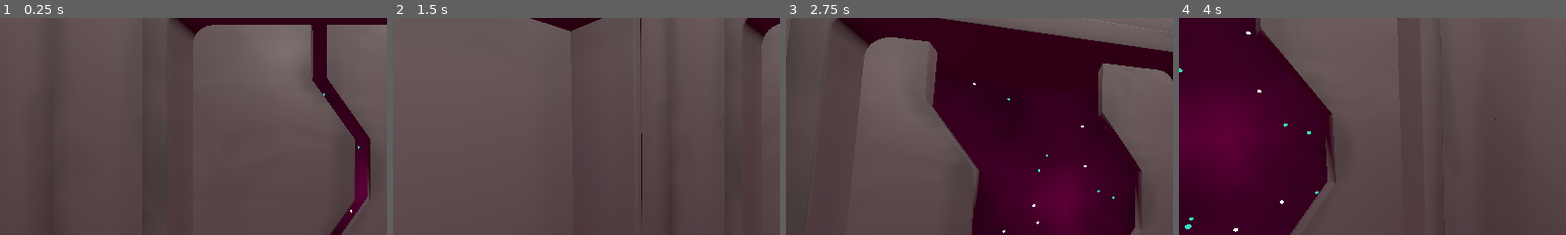
Above: before the commit, frames 1-4 (left to right).
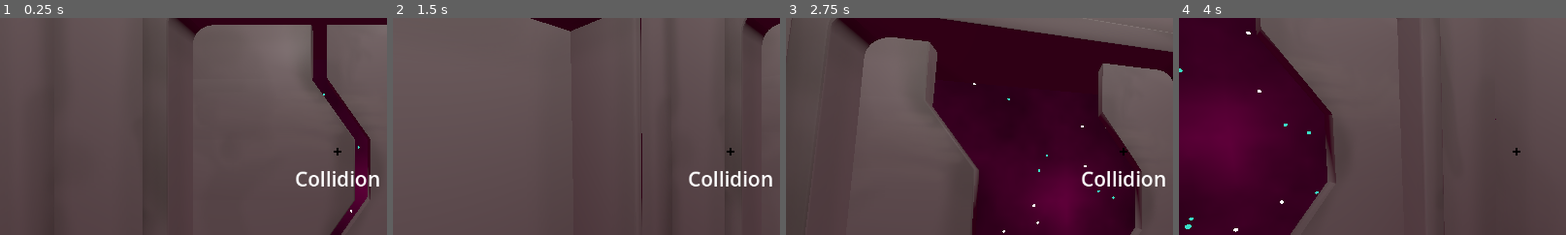
Above: after the commit, the same moments.

Repository: kettle-game-studio/unlimited-space-shawarma
Game: Godot game, scene res://assets/scenes/main_scene.tscn
The game is run twice, just before and just after one commit, with the same random seed, the same clock (stepped at 60 frames per second) and the same inputs.
Inputs (mouse positions are % of the whole screen's width and height, from its top left):
- Up to frame 1 (0.25 s): no input
- Up to frame 2 (1.5 s): move the mouse to (55, 50) at 0.52 s; move the mouse to (45, 50) at 1.27 s
- Up to frame 3 (2.75 s): move the mouse to (52, 48) at 2.02 s
- Up to frame 4 (4 s): move the mouse to (49, 52) at 2.77 s; move the mouse to (57, 51) at 3.52 s
The pictures show only the part of the screen within x 6-56%, y 19-69%; the shares and areas given below are measured in that part.

The runs differ from the first frame. In frame 1, 0.8% of the frame differs, in the area x 76-98%, y 59-78%; in frame 2, 0.8%; in frame 3, 0.8%; in frame 4, less than 0.1%.

Commit message:
Add raycast and ui

Diff:
--- a/assets/prefabs/door.tscn
+++ b/assets/prefabs/door.tscn
@@ -1,8 +1,11 @@
-[gd_scene load_steps=4 format=3 uid="uid://csjp6tg2psdb0"]
+[gd_scene load_steps=5 format=3 uid="uid://csjp6tg2psdb0"]
 
 [ext_resource type="Script" path="res://assets/scripts/door_script.gd" id="1_gjx50"]
 [ext_resource type="PackedScene" uid="uid://ol1te0vxmr7j" path="res://assets/prefabs/room_parts/left_door.tscn" id="1_rli3j"]
 [ext_resource type="PackedScene" uid="uid://da1rg2ief6g8f" path="res://assets/prefabs/room_parts/right_door.tscn" id="2_dniwe"]
+
+[sub_resource type="BoxShape3D" id="BoxShape3D_oefqs"]
+size = Vector3(3.87718, 3.32796, 0.366733)
 
 [node name="Door" type="Node3D" node_paths=PackedStringArray("leftDoor", "rightDoor")]
 script = ExtResource("1_gjx50")
@@ -12,3 +15,9 @@
 [node name="LeftDoor" parent="." instance=ExtResource("1_rli3j")]
 
 [node name="RightDoor" parent="." instance=ExtResource("2_dniwe")]
+
+[node name="Area3D" type="Area3D" parent="."]
+
+[node name="CollisionShape3D" type="CollisionShape3D" parent="Area3D"]
+transform = Transform3D(1, 0, 0, 0, 1, 0, 0, 0, 1, 0, 0.895359, -3.37915)
+shape = SubResource("BoxShape3D_oefqs")
--- /dev/null
+++ b/assets/prefabs/player.gd
@@ -0,0 +1,4 @@
+extends Node3D
+class_name Player
+
+@export var ui: UIController
--- a/assets/prefabs/player.tscn
+++ b/assets/prefabs/player.tscn
@@ -1,10 +1,26 @@
-[gd_scene load_steps=2 format=3 uid="uid://4h7b3tnixhgm"]
+[gd_scene load_steps=4 format=3 uid="uid://4h7b3tnixhgm"]
 
+[ext_resource type="Script" path="res://assets/prefabs/player.gd" id="1_1yefg"]
 [ext_resource type="Script" path="res://assets/scripts/player_controller.gd" id="1_75gyu"]
+[ext_resource type="Script" path="res://assets/scripts/player_raycast.gd" id="2_h24xp"]
 
-[node name="Player" type="Node3D" node_paths=PackedStringArray("player", "camera")]
-script = ExtResource("1_75gyu")
-player = NodePath(".")
-camera = NodePath("Camera3D")
+[node name="Player" type="Node3D"]
+script = ExtResource("1_1yefg")
 
 [node name="Camera3D" type="Camera3D" parent="."]
+
+[node name="RayCast3D" type="RayCast3D" parent="Camera3D"]
+transform = Transform3D(1, 0, 0, 0, -4.37114e-08, -1, 0, 1, -4.37114e-08, 0, 0, 0)
+target_position = Vector3(0, -5, 0)
+collide_with_areas = true
+collide_with_bodies = false
+
+[node name="PlayerController" type="Node" parent="." node_paths=PackedStringArray("player", "camera")]
+script = ExtResource("1_75gyu")
+player = NodePath("..")
+camera = NodePath("../Camera3D")
+
+[node name="PlayerRaycast" type="Node" parent="." node_paths=PackedStringArray("activatorRaycast", "player")]
+script = ExtResource("2_h24xp")
+activatorRaycast = NodePath("../Camera3D/RayCast3D")
+player = NodePath("..")
--- /dev/null
+++ b/assets/prefabs/ui.tscn
@@ -0,0 +1,67 @@
+[gd_scene load_steps=4 format=3 uid="uid://cy20o8tmobnno"]
+
+[ext_resource type="Script" path="res://assets/prefabs/ui_controller.gd" id="1_cpks1"]
+
+[sub_resource type="StyleBoxFlat" id="StyleBoxFlat_kvk3b"]
+bg_color = Color(0, 0, 0, 1)
+
+[sub_resource type="StyleBoxFlat" id="StyleBoxFlat_rjnn8"]
+bg_color = Color(0, 0, 0, 1)
+
+[node name="UI" type="Control" node_paths=PackedStringArray("textLabel")]
+layout_mode = 3
+anchors_preset = 15
+anchor_right = 1.0
+anchor_bottom = 1.0
+grow_horizontal = 2
+grow_vertical = 2
+script = ExtResource("1_cpks1")
+textLabel = NodePath("RichTextLabel")
+
+[node name="Crosshair" type="Panel" parent="."]
+layout_mode = 1
+anchors_preset = 8
+anchor_left = 0.5
+anchor_top = 0.5
+anchor_right = 0.5
+anchor_bottom = 0.5
+offset_left = -6.0
+offset_top = -2.0
+offset_right = 5.0
+offset_bottom = 1.0
+grow_horizontal = 2
+grow_vertical = 2
+theme_override_styles/panel = SubResource("StyleBoxFlat_kvk3b")
+
+[node name="Crosshair" type="Panel" parent="Crosshair"]
+layout_mode = 1
+anchors_preset = -1
+anchor_left = 0.499
+anchor_top = 0.499
+anchor_right = 0.5
+anchor_bottom = 0.5
+offset_left = -1.489
+offset_top = -5.497
+offset_right = 1.5
+offset_bottom = 5.5
+grow_horizontal = 2
+grow_vertical = 2
+theme_override_styles/panel = SubResource("StyleBoxFlat_rjnn8")
+
+[node name="RichTextLabel" type="RichTextLabel" parent="."]
+layout_mode = 1
+anchors_preset = 8
+anchor_left = 0.5
+anchor_top = 0.5
+anchor_right = 0.5
+anchor_bottom = 0.5
+offset_left = -338.0
+offset_top = 18.0
+offset_right = 338.0
+offset_bottom = 67.0
+grow_horizontal = 2
+grow_vertical = 2
+theme_override_font_sizes/normal_font_size = 30
+bbcode_enabled = true
+text = "[center][/center]"
+scroll_active = false
--- /dev/null
+++ b/assets/prefabs/ui_controller.gd
@@ -0,0 +1,7 @@
+extends Control
+class_name UIController
+
+@export var textLabel: RichTextLabel
+
+func set_help_text(text: String) -> void:
+	textLabel.text = "[center]%s[/center]" % text
--- a/assets/scenes/main_scene.tscn
+++ b/assets/scenes/main_scene.tscn
@@ -1,9 +1,10 @@
-[gd_scene load_steps=6 format=3 uid="uid://4ur4w8uh5i2d"]
+[gd_scene load_steps=7 format=3 uid="uid://4ur4w8uh5i2d"]
 
 [ext_resource type="Environment" uid="uid://cfdjcfoshx56f" path="res://assets/scenes/main_environment.tres" id="1_ac5gt"]
 [ext_resource type="PackedScene" uid="uid://4h7b3tnixhgm" path="res://assets/prefabs/player.tscn" id="2_e4bg4"]
 [ext_resource type="Script" path="res://assets/scripts/rotate_sky.gd" id="2_kb0nt"]
 [ext_resource type="PackedScene" uid="uid://hr3ejr51xyux" path="res://assets/prefabs/room.tscn" id="3_4ipvi"]
+[ext_resource type="PackedScene" uid="uid://cy20o8tmobnno" path="res://assets/prefabs/ui.tscn" id="5_dyrqf"]
 
 [sub_resource type="CameraAttributesPractical" id="CameraAttributesPractical_ho8qv"]
 
@@ -18,7 +19,12 @@
 sky = NodePath("..")
 rotation_speed = Vector3(0.03, 0.02, 0.01)
 
-[node name="Player" parent="." instance=ExtResource("2_e4bg4")]
+[node name="Player" parent="." node_paths=PackedStringArray("ui") instance=ExtResource("2_e4bg4")]
 transform = Transform3D(1, 0, 0, 0, 1, 0, 0, 0, 1, 0, 1.07548, 0)
+ui = NodePath("../Canvas/UI")
 
 [node name="room" parent="." instance=ExtResource("3_4ipvi")]
+
+[node name="Canvas" type="CanvasLayer" parent="."]
+
+[node name="UI" parent="Canvas" instance=ExtResource("5_dyrqf")]
--- a/assets/scripts/door_script.gd
+++ b/assets/scripts/door_script.gd
@@ -1,4 +1,4 @@
-extends Node
+extends Node3D
 
 @export var leftDoor: Node3D
 @export var rightDoor: Node3D
--- a/assets/scripts/player_controller.gd
+++ b/assets/scripts/player_controller.gd
@@ -1,4 +1,4 @@
-extends Node3D
+extends Node
 
 @export var player: Node3D
 @export var camera: Camera3D
@@ -8,7 +8,7 @@
 func _ready():
 	Input.set_mouse_mode(Input.MOUSE_MODE_CAPTURED)
 
-func _unhandled_input(event: InputEvent):
+func _input(event: InputEvent):
 	if event is InputEventMouseMotion:
 		rotate_camera(event.relative)
 
--- /dev/null
+++ b/assets/scripts/player_raycast.gd
@@ -0,0 +1,10 @@
+extends Node
+
+@export var activatorRaycast: RayCast3D
+@export var player: Player
+
+func _process(delta):
+	if activatorRaycast.is_colliding():
+		player.ui.set_help_text("Collidion")
+	else:
+		player.ui.set_help_text("")
